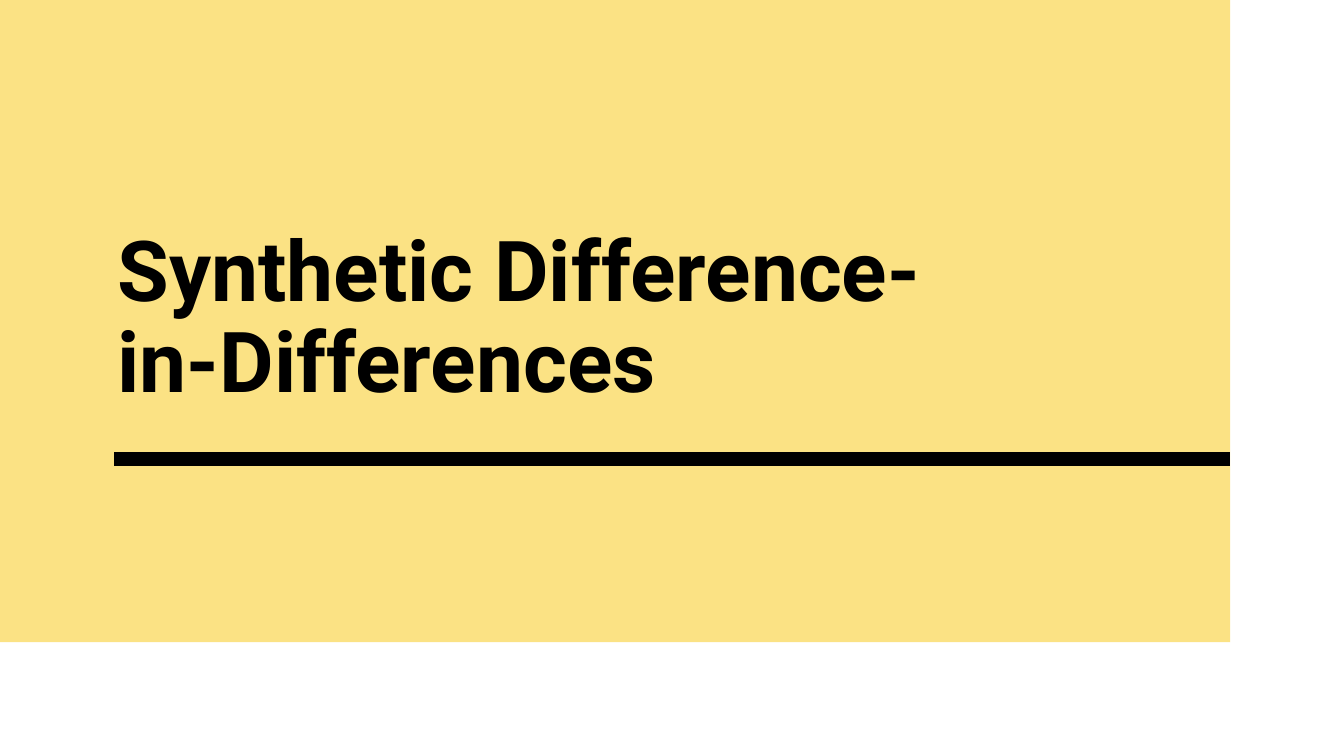
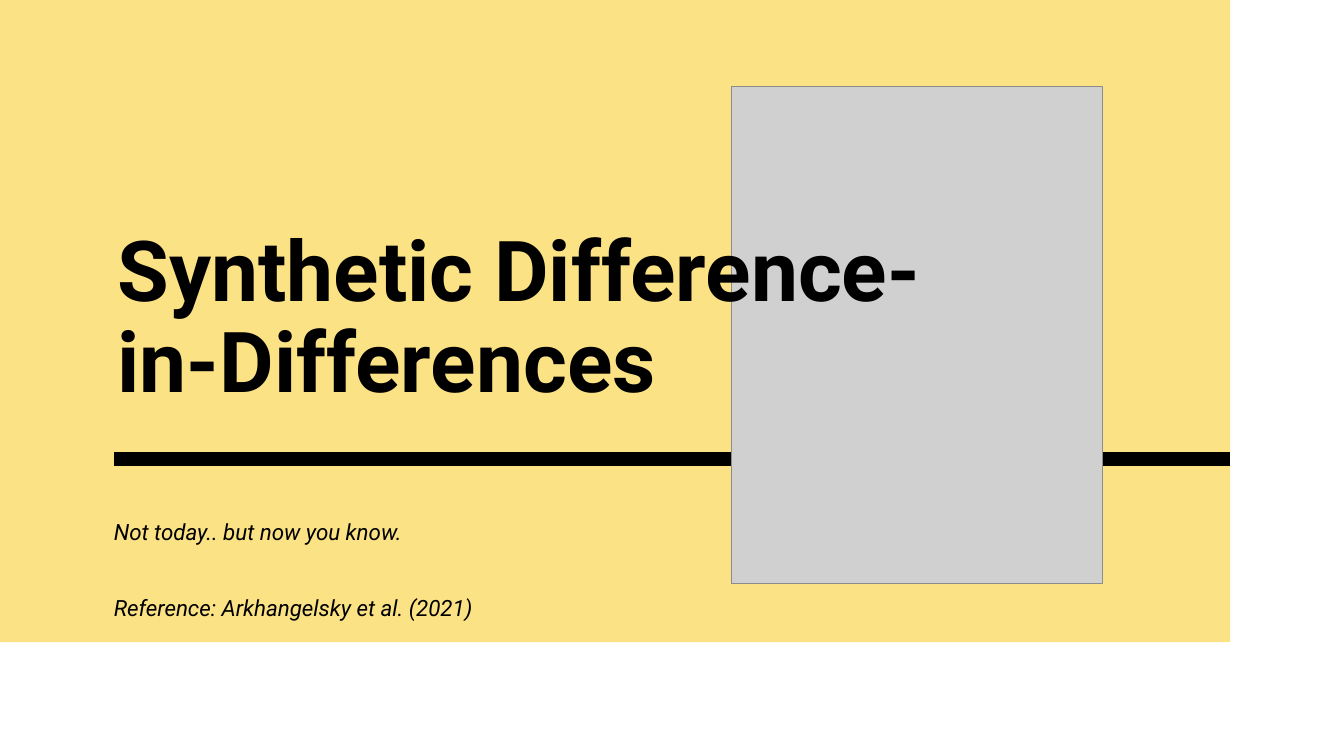
Before and after one commit to francescogranella/francescogranella.github.io, a slide deck: slide 19 of SCM.pptx (slide 18 before the commit). Drawn at 1344x756 pixels with LibreOffice and Linux fonts; fonts in the diff are those of the drawing; grey boxes stand for pictures. Boxes give left, top, right and bottom in pixels: in the first picture for what was removed or moved away, otherwise in the second. Text is boxed around its words. In the diff, an @@ line names an element or a change of style, - is before the commit and + after.

```diff
--- a/SCM.pptx
+++ b/SCM.pptx
@@ picture added at (x1=731, y1=87, x2=1103, y2=584) @@
@@ text added at (x1=114, y1=523, x2=473, y2=621), 16 pt, text #000000, italic @@
+Not today.. but now you know.
+Reference: Arkhangelsky et al. (2021)
```
Also in this commit, not shown: 19 other slides changed, 3 slides added, 1 slide removed.
